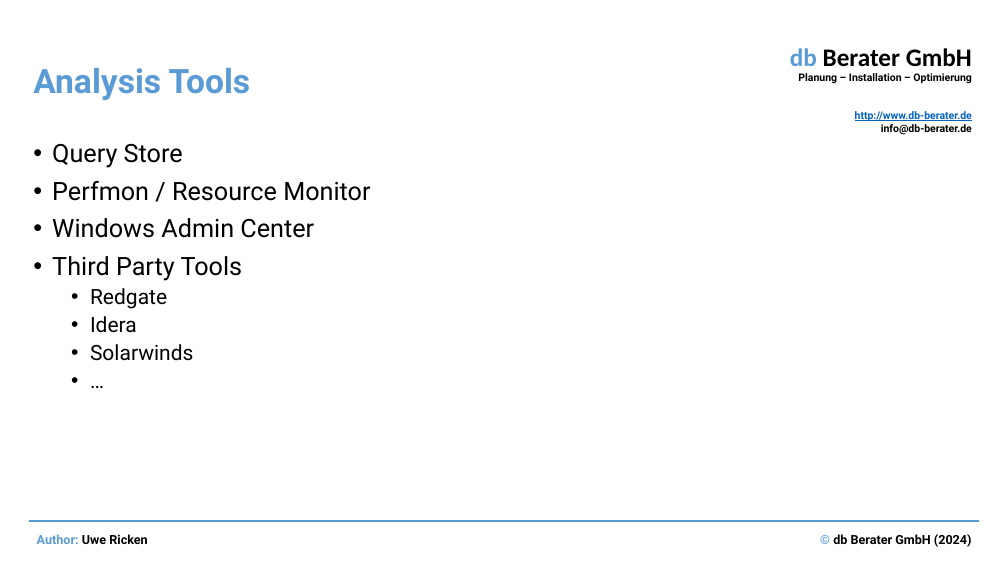
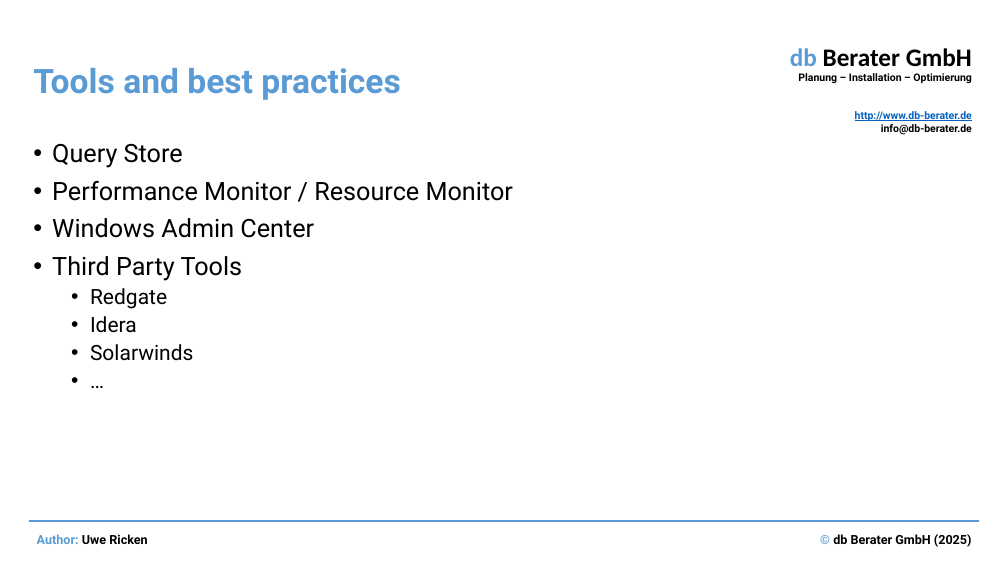
Before and after one commit to uricken1964/Workshop---Making-Bad-Codes-Better, a slide deck: slide 8 of Preparation and Documents/Performance optimization by identifying and correcting bad SQL code.pptx. Drawn at 1008x567 pixels with LibreOffice and Linux fonts; fonts in the diff are those of the drawing. Boxes give left, top, right and bottom in pixels: in the first picture for what was removed or moved away, otherwise in the second. Text is boxed around its words. In the diff, an @@ line names an element or a change of style, - is before the commit and + after.

```diff
--- a/Preparation and Documents/Performance optimization by identifying and correcting bad SQL code.pptx
+++ b/Preparation and Documents/Performance optimization by identifying and correcting bad SQL code.pptx
@@ title at (x1=33, y1=68, x2=400, y2=100): text changed @@
-Analysis Tools
+Tools and best practices
@@ text at (x1=52, y1=181, x2=513, y2=201): text changed @@
-• Perfmon / Resource Monitor
+• Performance Monitor / Resource Monitor
@@ text at (x1=833, y1=534, x2=972, y2=547): text changed @@
-© db Berater GmbH (2024)
+© db Berater GmbH (2025)
```
Also in this commit, not shown: 18 other slides changed, 2 slides added, 1 slide removed, 18 other files.
